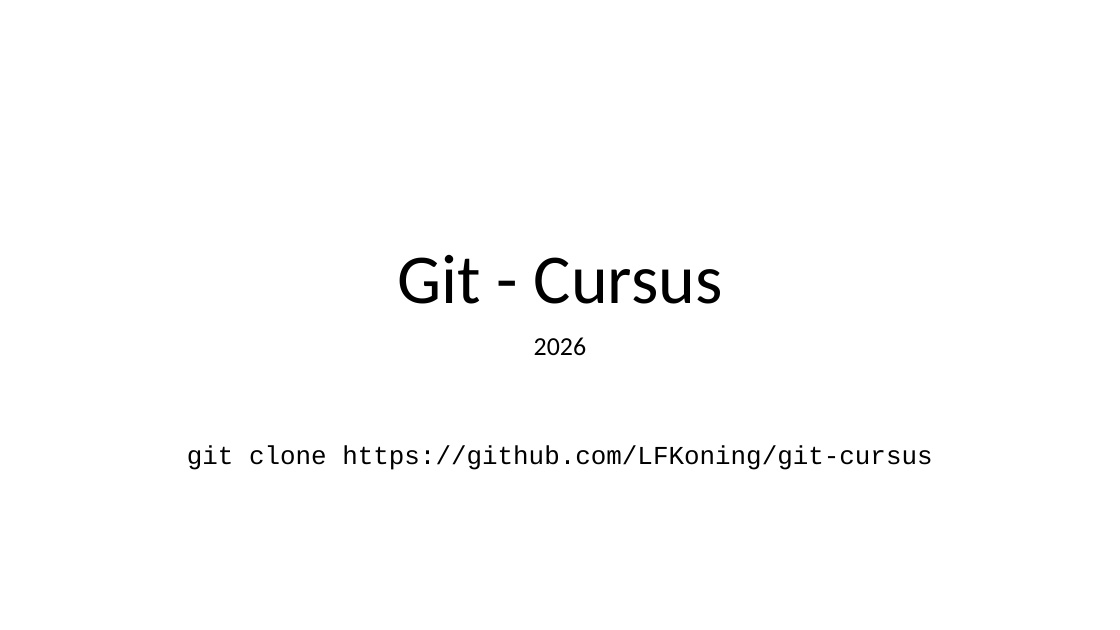
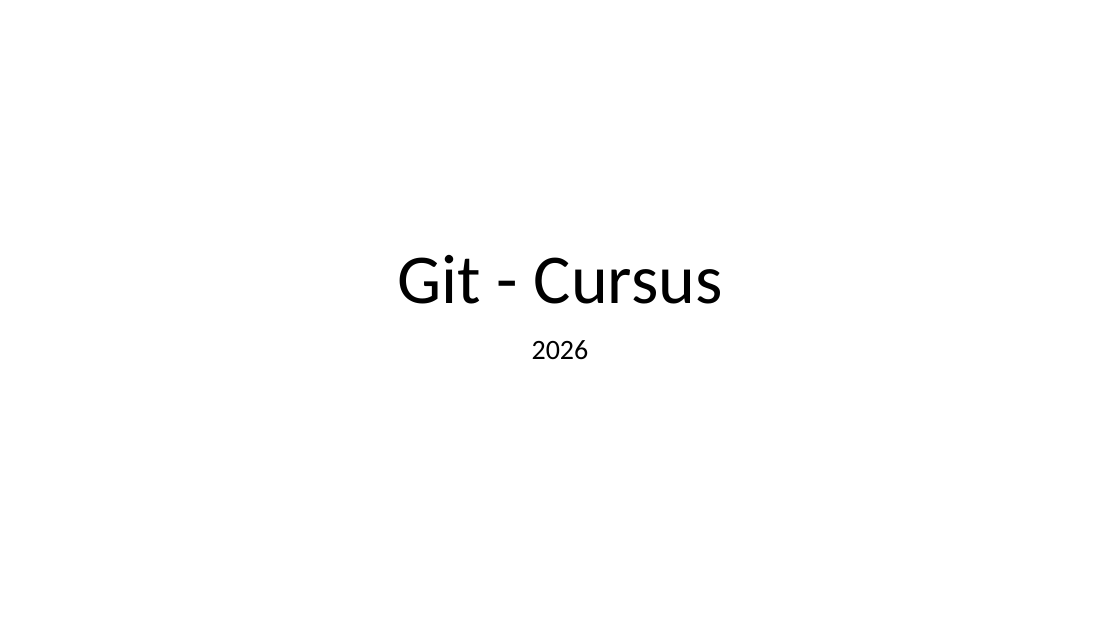
Before and after one commit to LFKoning/knowledge-sharing, a slide deck: slide 1 of git_course/1_basics/git_basic.pptx. Drawn at 1120x630 pixels with LibreOffice and Linux fonts; fonts in the diff are those of the drawing. Boxes give left, top, right and bottom in pixels: in the first picture for what was removed or moved away, otherwise in the second. Text is boxed around its words. In the diff, an @@ line names an element or a change of style, - is before the commit and + after.

```diff
--- a/git_course/1_basics/git_basic.pptx
+++ b/git_course/1_basics/git_basic.pptx
@@ subtitle "2026" at (532,340,589,360): size 22.2 to 24 pt; line spacing 0.8 to 0.9 @@
@@ subtitle at (187,445,932,470): paragraph removed @@
-git clone https://github.com/LFKoning/git-cursus
```
Also in this commit, not shown: 1 other slide changed, 1 slide added, 1 other file.
